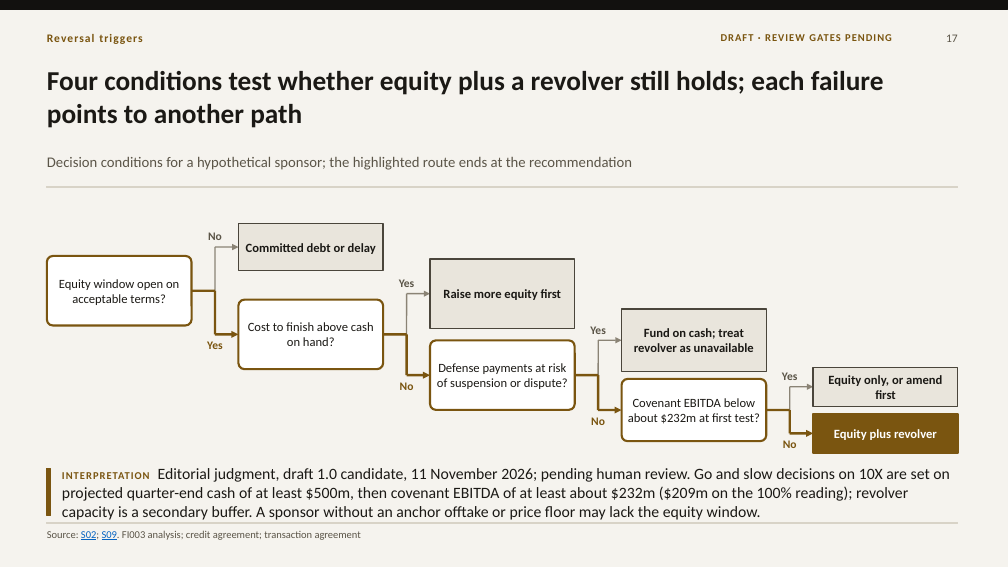
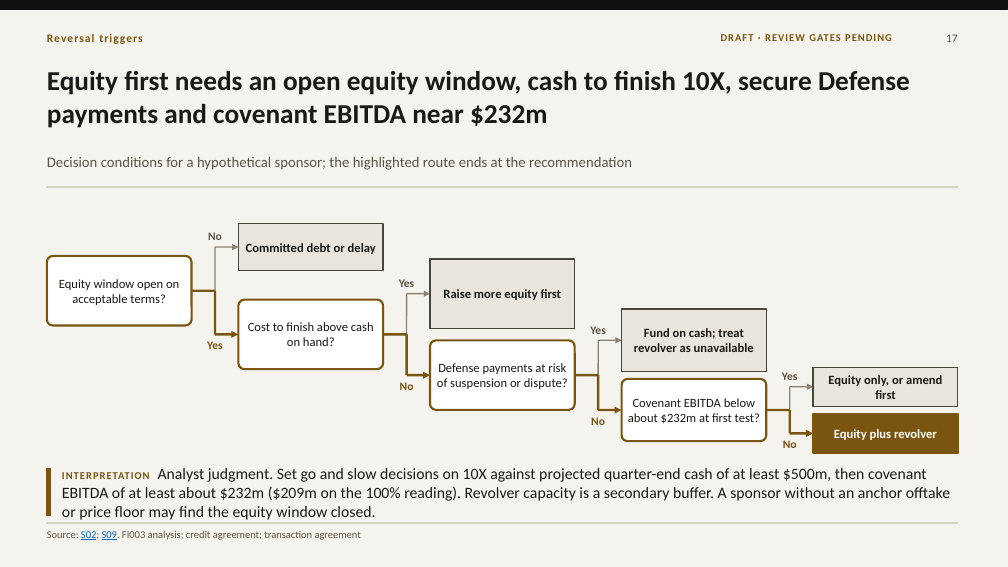
Before and after one commit to VSSpowerlifting/strategic-materials-policy-tracker, a slide deck: slide 17 of research/fi003/outputs/presentation-draft-v100/fi003-mp-materials-10x-financing-draft-1.0.pptx. Drawn at 1008x567 pixels with LibreOffice and Linux fonts; fonts in the diff are those of the drawing. Boxes give left, top, right and bottom in pixels: in the first picture for what was removed or moved away, otherwise in the second. Text is boxed around its words. In the diff, an @@ line names an element or a change of style, - is before the commit and + after.

```diff
--- a/research/fi003/outputs/presentation-draft-v100/fi003-mp-materials-10x-financing-draft-1.0.pptx
+++ b/research/fi003/outputs/presentation-draft-v100/fi003-mp-materials-10x-financing-draft-1.0.pptx
@@ text at (x1=47, y1=71, x2=910, y2=128): text changed @@
-Four conditions test whether equity plus a revolver still holds; each failure points to another path
+Equity first needs an open equity window, cash to finish 10X, secure Defense payments and covenant EBITDA near $232m
@@ text at (x1=62, y1=468, x2=950, y2=520): text changed @@
-INTERPRETATION Editorial judgment, draft 1.0 candidate, 11 November 2026; pending human review. Go and slow decisions on 10X are set on projected quarter-end cash of at least $500m, then covenant EBITDA of at least about $232m ($209m on the 100% reading); revolver capacity is a secondary buffer. A sponsor without an anchor offtake or price floor may lack the equity window.
+INTERPRETATION Analyst judgment. Set go and slow decisions on 10X against projected quarter-end cash of at least $500m, then covenant EBITDA of at least about $232m ($209m on the 100% reading). Revolver capacity is a secondary buffer. A sponsor without an anchor offtake or price floor may find the equity window closed.
```
Also in this commit, not shown: 17 other slides changed, 16 other files.
